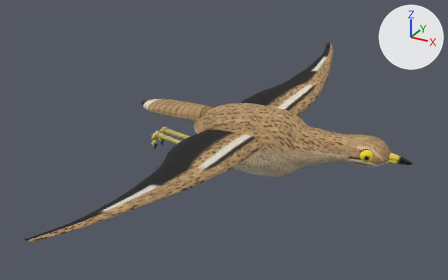
One commit to the glTF model assets_src/birds/curlew_flight.glb: the scene before it, then after it.
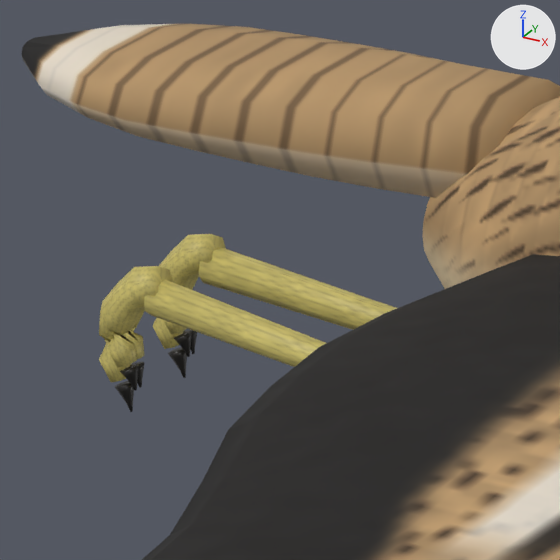
Each version appears first whole from a 50 mm lens placed at (0.458, -0.755, 0.358), pointed at (0.057, -0.027, -0.006), and next in a close-up on the part from 31% to 47% of the width and 34% to 61% of the height. The axes (+X, +Y, +Z) are drawn at upper right. The lights are the same throughout. The older version's two pictures come first. Where no turn or scale is listed for an object, it has been applied to the vertices. Vertices at exactly the same position are counted once.

The first close-up shows 'curlew_body'.
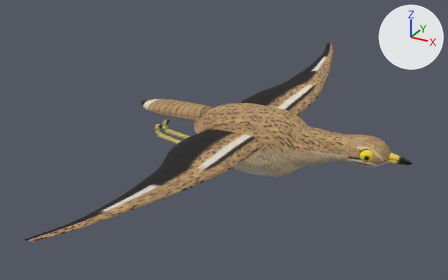
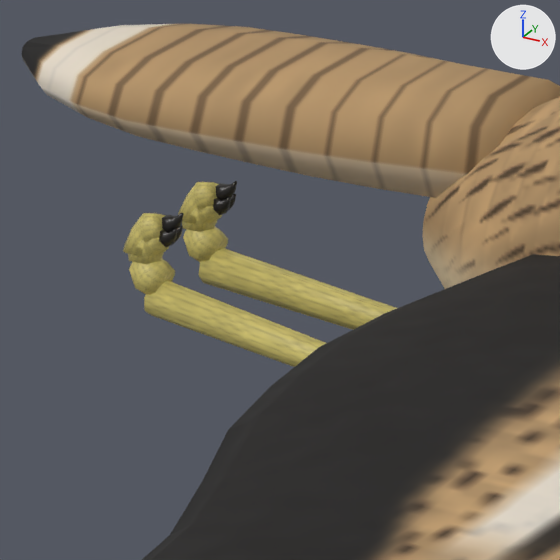
Edits to the bpy script that builds the scene:
```text
Change me_curlew_body:
    where me_curlew_body.from_pydata(...)  # 2762 vertices, 5420 faces; spans x -0.106..0.322, y -0.408..0.408, z -0.061..0.045
    used by ob_curlew_body; location = (0.0, 0.0, 0.0)
    me_curlew_body part 1: the loose piece of 32 vertices spanning x -0.081..-0.077, y 0.008..0.012, z -0.058..-0.051 is multiplied about its middle by the matrix ((0.684, 0.0, -0.473), (0.0, -0.831, 0.0), (-0.473, 0.0, -0.684)), then moved by (0.015, 0.0, 0.043)
    me_curlew_body part 2: the loose piece of 32 vertices spanning x -0.079..-0.075, y 0.009..0.013, z -0.052..-0.047 is multiplied about its middle by the matrix ((0.654, -0.238, -0.481), (-0.238, -0.808, 0.076), (-0.481, 0.076, -0.692)), then moved by (0.012, -0.002, 0.035)
    me_curlew_body part 3: the loose piece of 32 vertices spanning x -0.079..-0.075, y 0.007..0.011, z -0.052..-0.047 is multiplied about its middle by the matrix ((0.654, 0.238, -0.481), (0.238, -0.808, -0.076), (-0.481, -0.076, -0.692)), then moved by (0.012, 0.002, 0.035)
    me_curlew_body part 4: the loose piece of 32 vertices spanning x -0.081..-0.077, y -0.012..-0.008, z -0.058..-0.051 is multiplied about its middle by the matrix ((0.684, 0.0, -0.473), (0.0, -0.831, 0.0), (-0.473, 0.0, -0.684)), then moved by (0.015, 0.0, 0.043)
    me_curlew_body part 5: the loose piece of 32 vertices spanning x -0.079..-0.075, y -0.013..-0.009, z -0.052..-0.047 is multiplied about its middle by the matrix ((0.654, 0.238, -0.481), (0.238, -0.808, -0.076), (-0.481, -0.076, -0.692)), then moved by (0.012, 0.002, 0.035)
    me_curlew_body part 6: the loose piece of 32 vertices spanning x -0.079..-0.075, y -0.011..-0.007, z -0.052..-0.047 is multiplied about its middle by the matrix ((0.654, -0.238, -0.481), (-0.238, -0.808, 0.076), (-0.481, 0.076, -0.692)), then moved by (0.012, -0.002, 0.035)
    me_curlew_body part 7: 258 of 2762 vertices moved; they spanned x -0.085..-0.067, y -0.015..0.015, z -0.052..-0.023 and now span x -0.077..-0.066, y -0.014..0.014, z -0.03..-0.011; mean shift (0.006, 0.0, 0.015); largest move (-0.077, 0.01, -0.05) -> (-0.068, 0.01, -0.011)
```

Boxes (x1, y1, x2, y2) around the edits, measured in the close-ups (560 x 560 px; the box of a moved part takes in the faces that stretch with it):
part 1 of me_curlew_body, moved or reshaped
    before: (168, 347, 187, 378)
    after: (216, 181, 237, 201)
part 2 of me_curlew_body, moved or reshaped
    before: (181, 330, 197, 354)
    after: (213, 197, 231, 216)
part 3 of me_curlew_body, moved or reshaped
    before: (174, 331, 192, 357)
    after: (228, 194, 236, 211)
part 4 of me_curlew_body, moved or reshaped
    before: (114, 381, 134, 412)
    after: (162, 213, 183, 233)
part 5 of me_curlew_body, moved or reshaped
    before: (120, 365, 138, 391)
    after: (172, 225, 183, 245)
part 6 of me_curlew_body, moved or reshaped
    before: (127, 362, 144, 388)
    after: (159, 229, 177, 247)
part 7 of me_curlew_body, moved or reshaped
    before: (99, 234, 226, 382)
    after: (123, 182, 228, 295)
